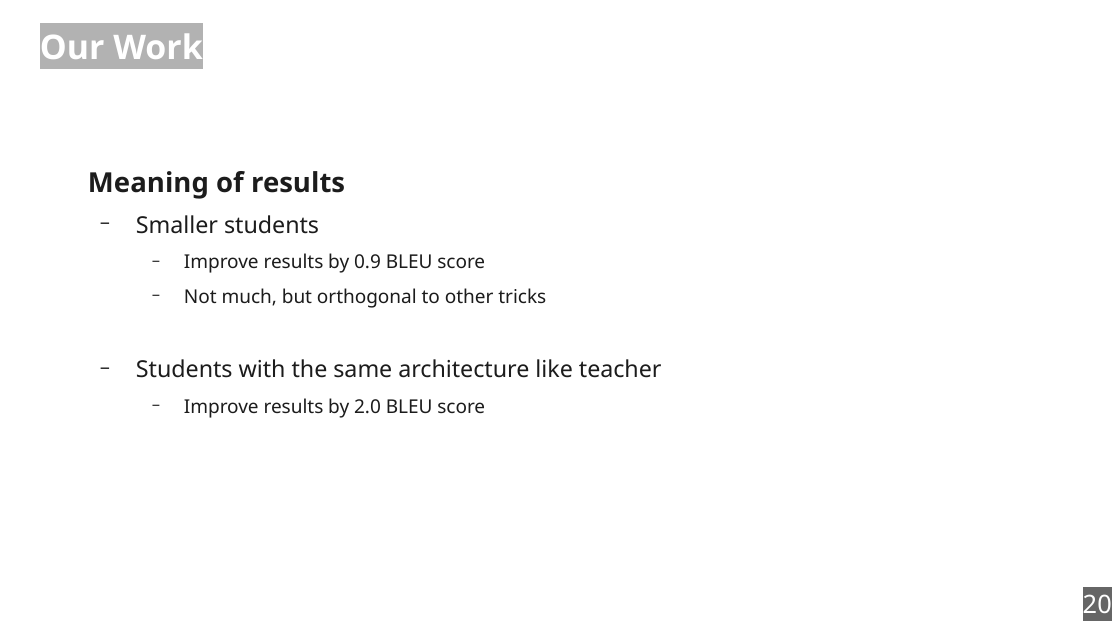
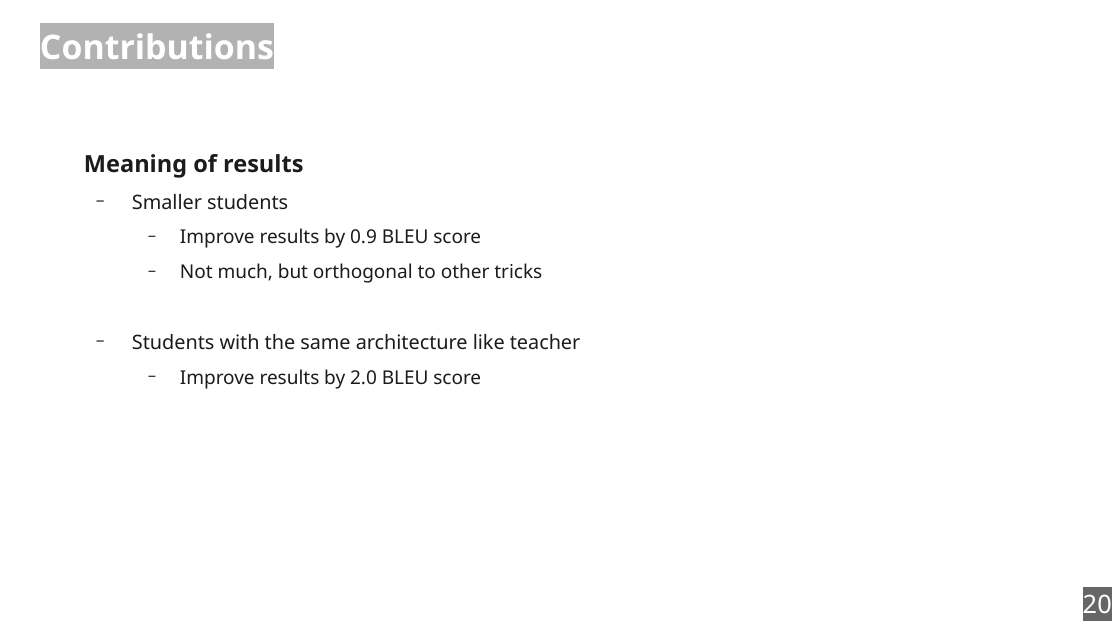
Before and after one commit to zouharvi/reference-mt-distill, a slide deck: slide 20 of meta/naacl_presentation.odp. Drawn at 1120x630 pixels with LibreOffice and Linux fonts; fonts in the diff are those of the drawing. Boxes give left, top, right and bottom in pixels: in the first picture for what was removed or moved away, otherwise in the second. Text is boxed around its words. In the diff, an @@ line names an element or a change of style, - is before the commit and + after.

```diff
--- a/meta/naacl_presentation.odp
+++ b/meta/naacl_presentation.odp
@@ title at bbox=[40, 33, 274, 59]: text changed @@
-Our Work
+Contributions
@@ text "Meaning of results": place and size @@
-text "Meaning of results" at bbox=[88, 171, 662, 418]
+text "Meaning of results" at bbox=[84, 154, 581, 389]
@@ text at bbox=[84, 154, 581, 350]: size 19.5 to 16.7 pt in "Meaning of results"; size 16.5 to 14.1 pt in "Smaller students", "Students with the same architecture like teacher" @@
```
Also in this commit, not shown: 10 other slides changed, 1 slide added, 1 slide removed.
